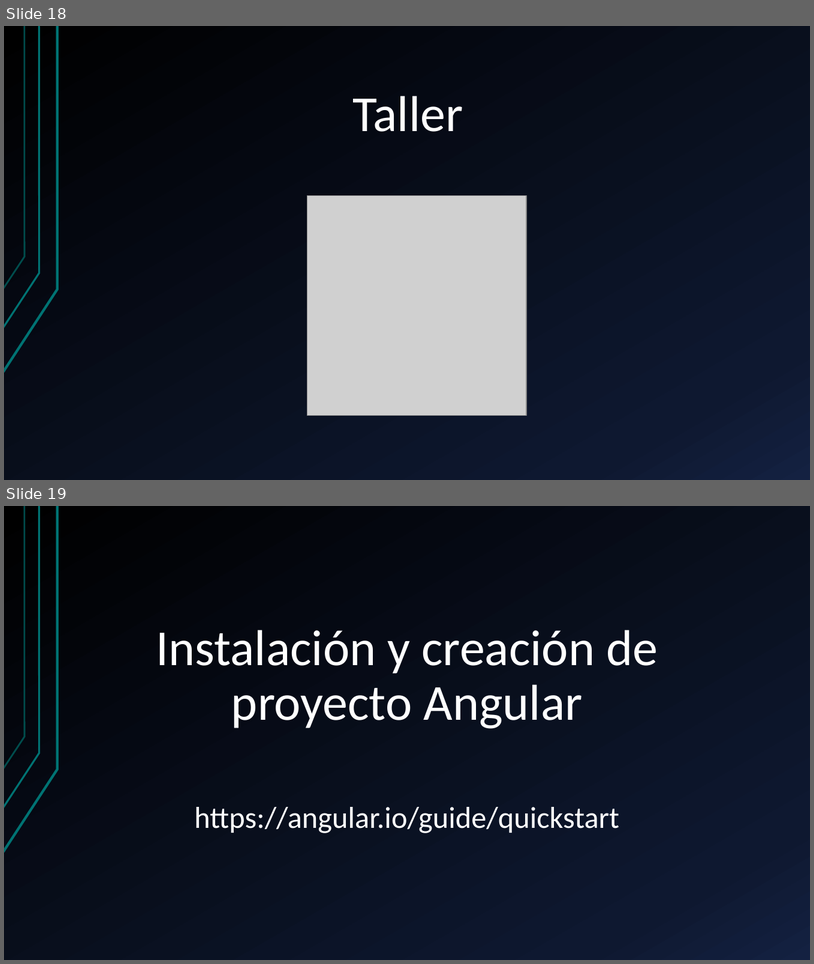
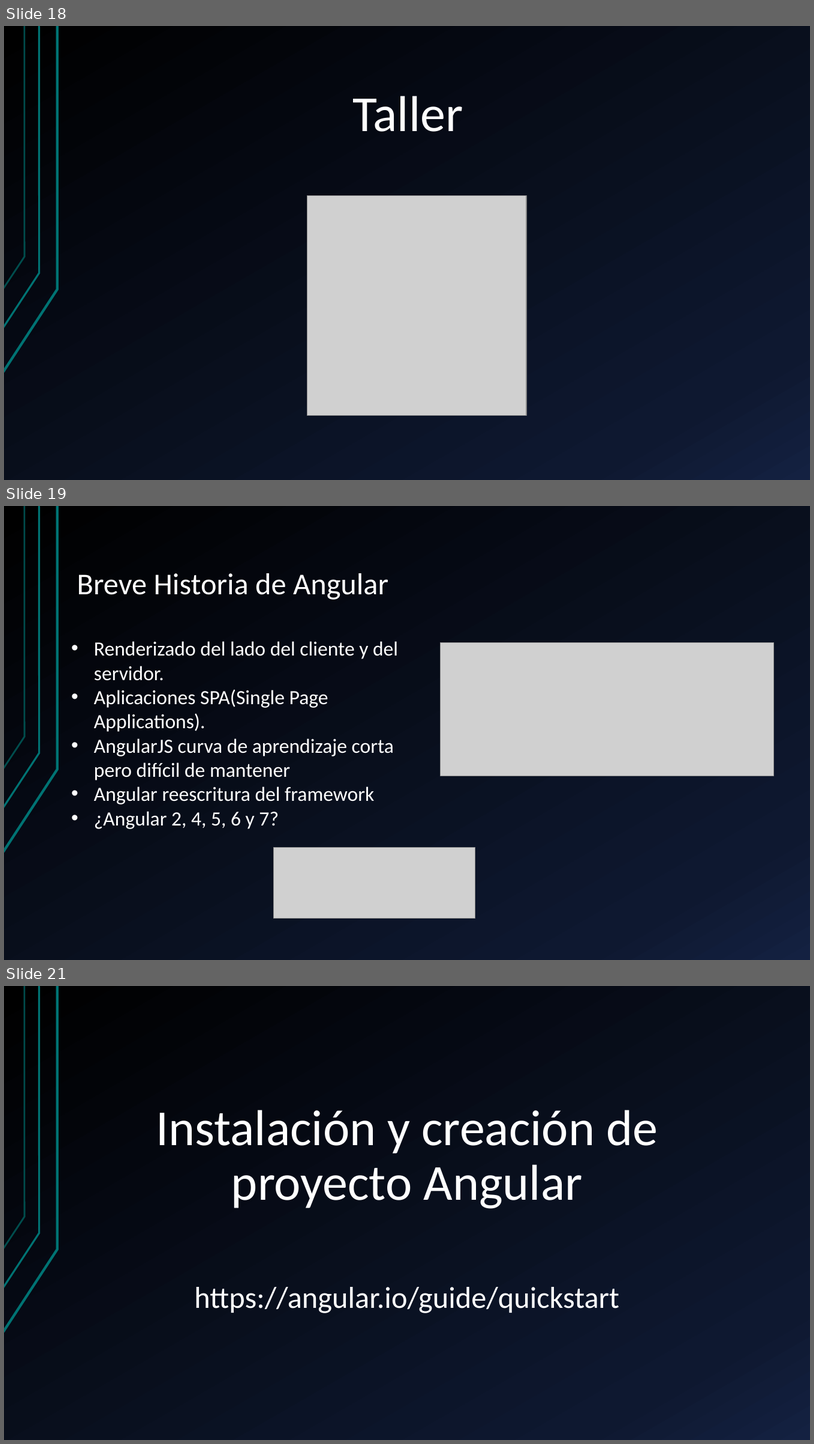
Before and after one commit to KevinToala/capacitacionAngular, a slide deck: Angular.pptx. Shown one above the other, each under a label of ours: slides 18 and 19 before the commit, slides 18, 19 and 21 after it; the slides between them are not shown. The pictures are 814x964 and 814x1444 pixels, drawn with LibreOffice and Linux fonts; fonts in the diff are those of the drawing; grey boxes stand for pictures. Boxes give left, top, right and bottom in pixels: in the first picture for what was removed or moved away, otherwise in the second. Text is boxed around its words. In the diff, an @@ line names an element or a change of style, - is before the commit and + after.

```diff
--- a/Angular.pptx
+++ b/Angular.pptx
@@ slide 19 added at (4, 506, 810, 960), background gradient #000000 to #0F1931 to #142242; not listed: 3 template elements that a slide beside it also shows @@
@@ title added at (77, 573, 389, 600), 36 pt, text #FFFFFF @@
+Breve Historia de Angular
@@ text added at (94, 641, 398, 829), 24 pt, text #FFFFFF @@
+• Renderizado del lado del cliente y del servidor.
+• Aplicaciones SPA(Single Page Applications).
+• AngularJS curva de aprendizaje corta pero difícil de mantener
+• Angular reescritura del framework
+• ¿Angular 2, 4, 5, 6 y 7?
@@ picture added at (441, 642, 774, 775) @@
@@ picture added at (274, 847, 475, 918) @@
@@ what was slide 19 is now slide 21 @@
```
Also in this commit, not shown: 8 other slides added.
